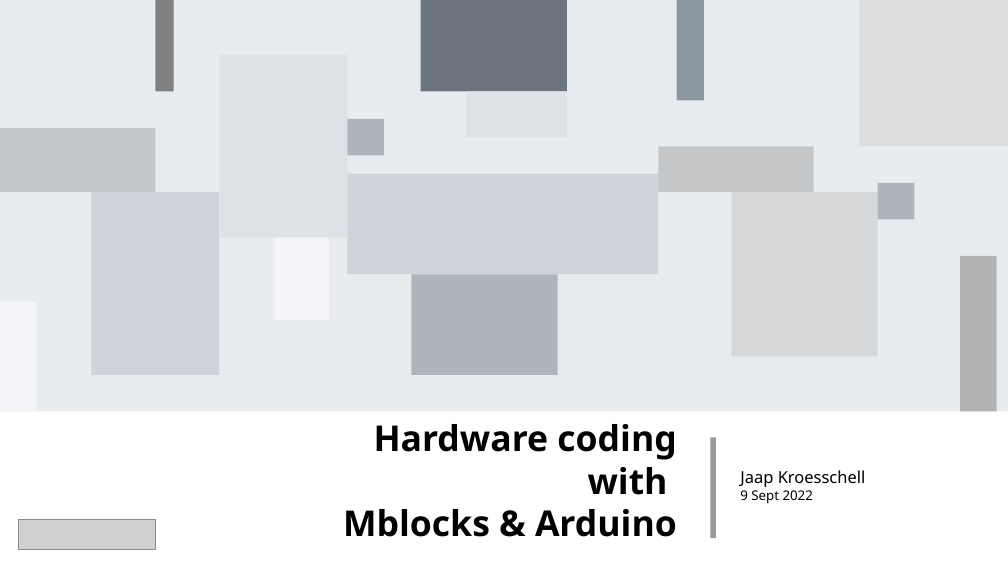
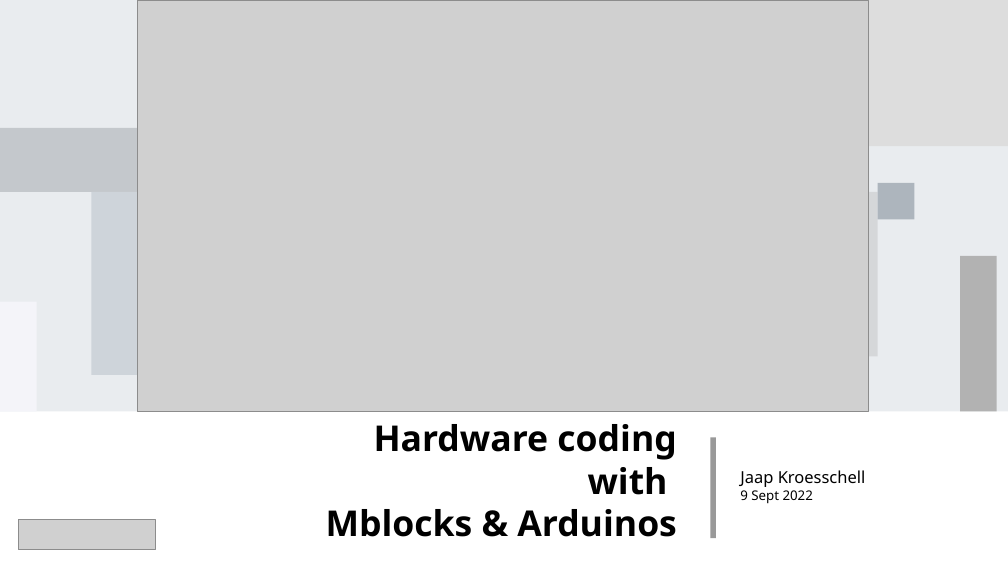
Before and after one commit to Jaapk/arduino_mblocks, a slide deck: slide 1 of docs/mBlocks-Arduino-course-01.odp. Drawn at 1008x567 pixels with LibreOffice and Linux fonts; fonts in the diff are those of the drawing; grey boxes stand for pictures. Boxes give left, top, right and bottom in pixels: in the first picture for what was removed or moved away, otherwise in the second. Text is boxed around its words. In the diff, an @@ line names an element or a change of style, - is before the commit and + after.

Commit message:
added image to presentation

```diff
--- a/docs/mBlocks-Arduino-course-01.odp
+++ b/docs/mBlocks-Arduino-course-01.odp
@@ picture added at (137,0,869,412) @@
@@ group removed at (220,55,814,375): 7 rectangles @@
@@ text at (326,509,677,537): text changed @@
-Mblocks & Arduino
+Mblocks & Arduinos
```
Also in this commit, not shown: 3 other slides changed.
